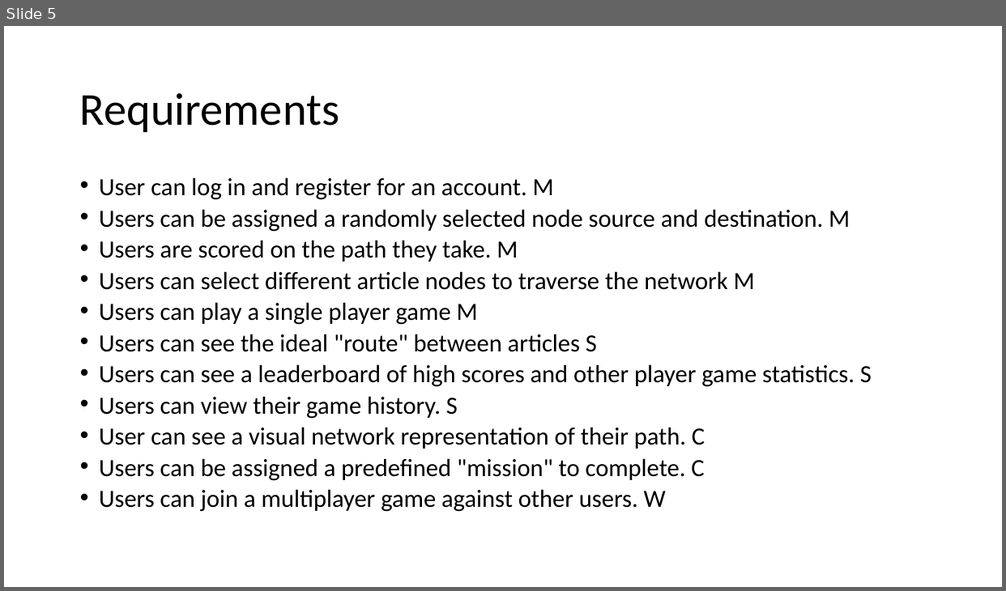
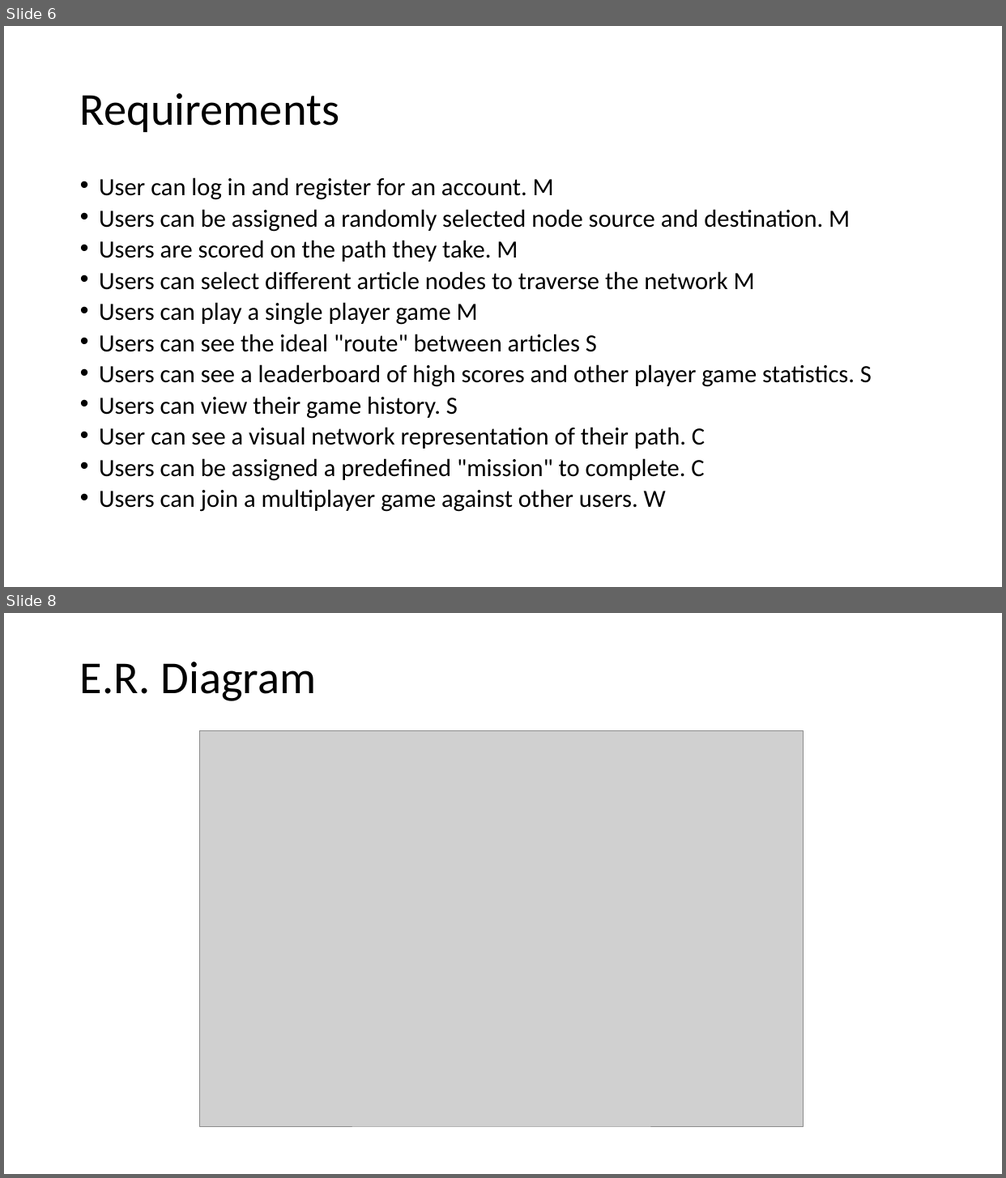
Before and after one commit to mcgeorgiev/six_degrees, a slide deck: DesignSpec.pptx. Shown one above the other, each under a label of ours: slide 5 before the commit, slides 6 and 8 after it; the slides between them are not shown. The pictures are 1006x591 and 1006x1178 pixels, drawn with LibreOffice and Linux fonts; fonts in the diff are those of the drawing; grey boxes stand for pictures. Boxes give left, top, right and bottom in pixels: in the first picture for what was removed or moved away, otherwise in the second. Text is boxed around its words. In the diff, an @@ line names an element or a change of style, - is before the commit and + after.

```diff
--- a/DesignSpec.pptx
+++ b/DesignSpec.pptx
@@ slide 8 added at <box>4,613,1002,1174</box>, background #FFFFFF @@
@@ title added at <box>80,662,317,701</box>, 44 pt, text #000000 @@
+E.R. Diagram
@@ picture added at <box>199,731,803,1127</box> @@
@@ what was slide 5 is now slide 6 @@
```
Also in this commit, not shown: 2 slides changed, 3 other slides added.
